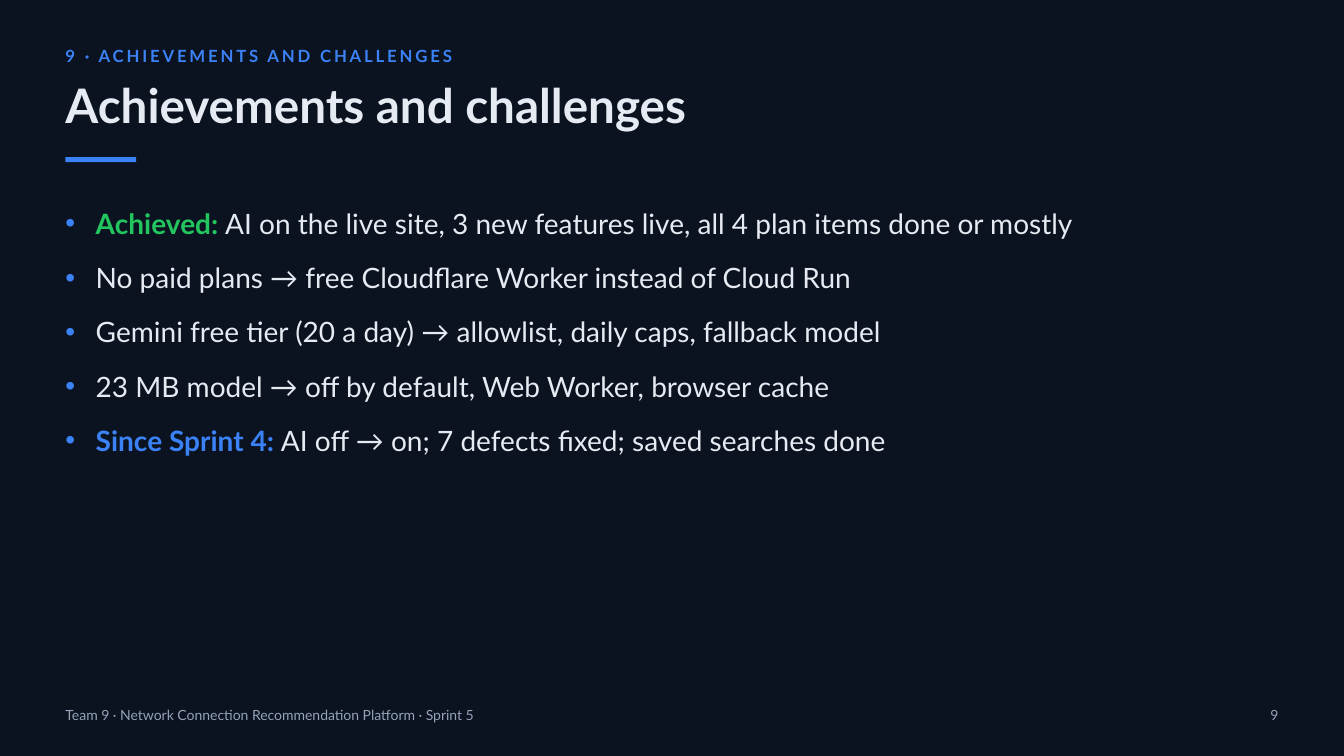
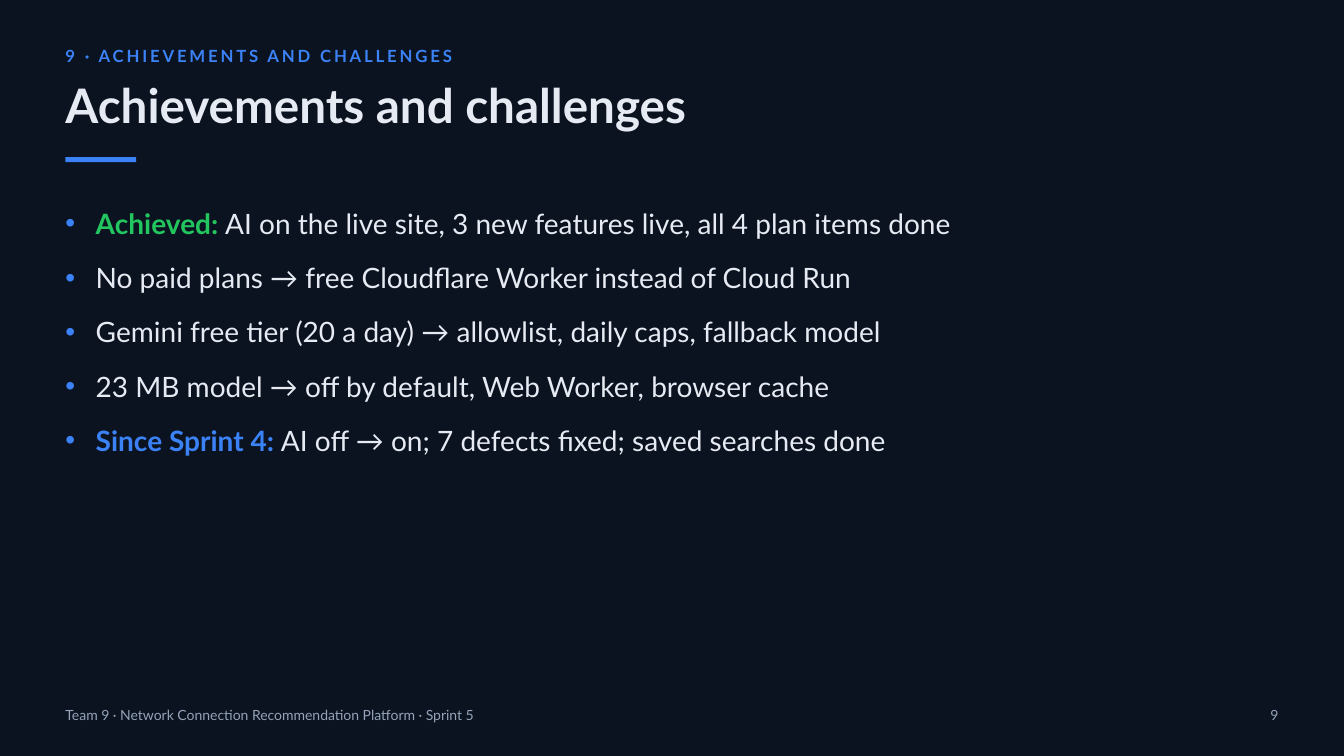
Before and after one commit to Tz-Ray/421-Network-Connection-Recommendation-Platform, a slide deck: slide 9 of reports/sprint-5/sprint-5-presentation.pptx. Drawn at 1344x756 pixels with LibreOffice and Linux fonts; fonts in the diff are those of the drawing. Boxes give left, top, right and bottom in pixels: in the first picture for what was removed or moved away, otherwise in the second. Text is boxed around its words. In the diff, an @@ line names an element or a change of style, - is before the commit and + after.

```diff
--- a/reports/sprint-5/sprint-5-presentation.pptx
+++ b/reports/sprint-5/sprint-5-presentation.pptx
@@ text at (96, 213, 950, 239): text changed @@
-• Achieved: AI on the live site, 3 new features live, all 4 plan items done or mostly
+• Achieved: AI on the live site, 3 new features live, all 4 plan items done
```
Also in this commit, not shown: 3 other slides changed, 1 other file.
